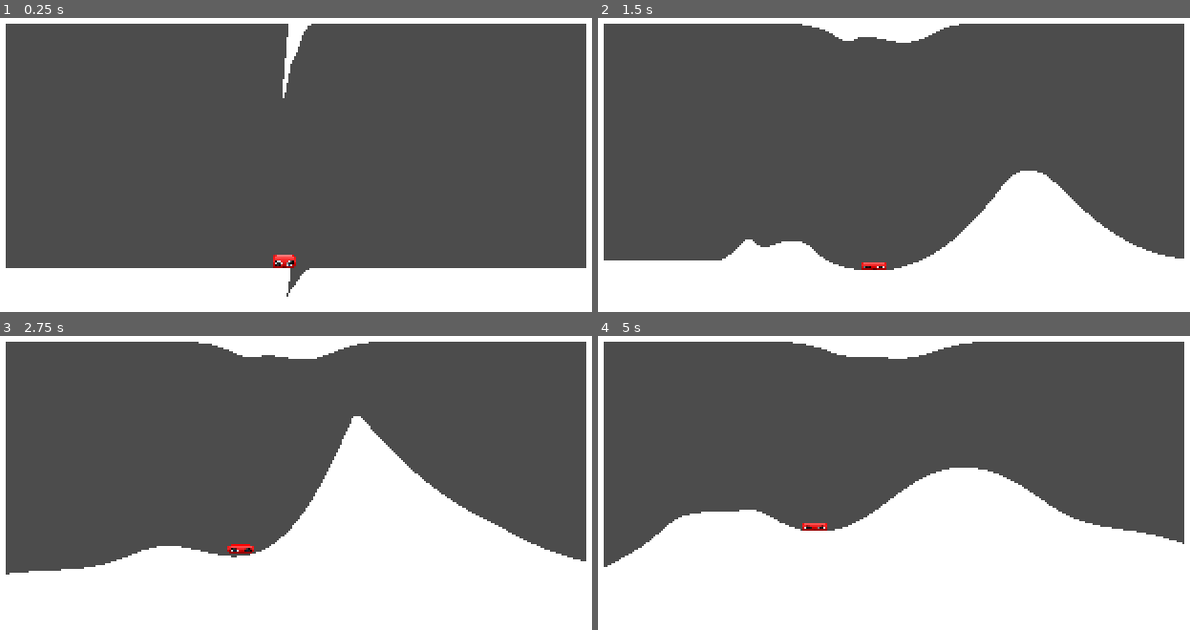
Above: before the commit, frames 1-4 (two rows, left to right).
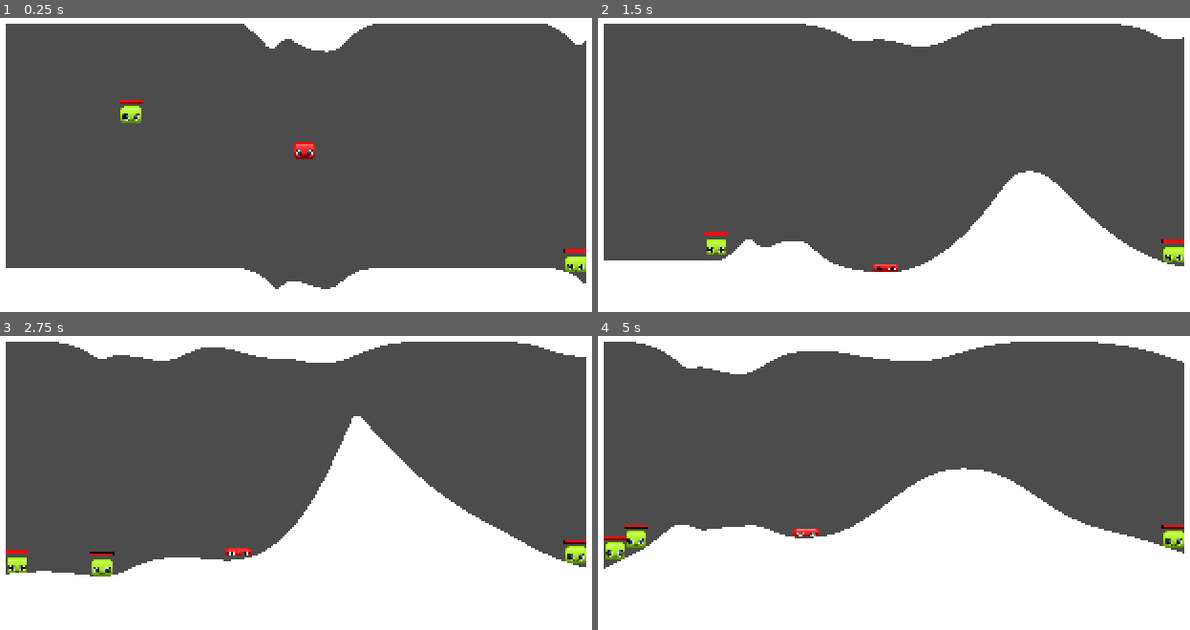
Above: after the commit, the same moments.

Repository: noelyahan/mini-jam-66-sweets
Game: Godot game, scene res://Scene.tscn
Two runs of this game, one before a commit and one after it. Both use one fixed random seed, a clock stepped at 60 frames per second and the inputs below.
Inputs (mouse positions are in pixels of both pictures, inside the frame that each line leads up to):
- Up to frame 1 (0.25 s): no input
- Up to frame 2 (1.5 s): move the mouse to (1030, 153) at 0.52 s; press the mouse at (1030, 153) at 0.53 s; right-click (1030, 153) at 0.8 s; move the mouse to (769, 188) at 1.27 s; release the mouse at (769, 188) at 1.28 s; right-click (769, 188) at 1.35 s
- Up to frame 3 (2.75 s): click (171, 506) at 1.55 s; move the mouse to (355, 412) at 2.02 s; press the mouse at (355, 412) at 2.03 s; right-click (355, 412) at 2.3 s
- Up to frame 4 (5 s): move the mouse to (864, 556) at 2.77 s; release the mouse at (864, 556) at 2.78 s; right-click (864, 556) at 2.85 s; click (864, 556) at 3.05 s; move the mouse to (1077, 538) at 3.52 s; press the mouse at (1077, 538) at 3.53 s; right-click (1077, 538) at 3.8 s; move the mouse to (710, 435) at 4.27 s; release the mouse at (710, 435) at 4.28 s; right-click (710, 435) at 4.35 s; click (710, 435) at 4.55 s

The runs differ from the first frame. In frame 1, 3.4% of the frame differs, in the area x 20-100%, y 1-95%; in frame 2, 1.9%; in frame 3, 3.9%; in frame 4, 5.3%, in the area x 0-100%, y 1-80%.

Commit message:
add random enemy, drop, progress

Diff:
--- /dev/null
+++ b/Enemy.gd
@@ -0,0 +1,41 @@
+extends KinematicBody2D
+
+var string_click := false
+export var damage := 10
+export var gravity := 10
+var vel = Vector2.ZERO
+
+func _on_string_click():
+	string_click = true
+
+# Called when the node enters the scene tree for the first time.
+func _ready():
+	$HelthBar._on_max_health_updated(damage)
+	$HelthBar._on_health_updated(damage, 0)
+	SignalManager.connect("string_click", self, "_on_string_click")
+	pass # Replace with function body.
+
+
+# Called every frame. 'delta' is the elapsed time since the previous frame.
+#func _process(delta):
+#	pass
+
+func _physics_process(delta):
+	gravity()
+	vel = move_and_slide(vel, Vector2.UP)
+
+func gravity():
+	vel.y += gravity
+	if vel.y > 800:
+		vel.y = 800
+
+func _on_Area2D_body_entered(body):
+	if body.name == "Player":
+		if string_click and body.get_last_jump_status():
+			damage -= body.get_damage()
+			$HelthBar._on_health_updated(damage, 0)
+		if string_click and body.get_last_jump_status() and damage <= 0:
+			queue_free()
+		print("string_click:", string_click)
+		print("body.get_last_jump_status():", body.get_last_jump_status())
+		print("damage:", damage)
--- /dev/null
+++ b/EnemyKK.tscn
@@ -0,0 +1,32 @@
+[gd_scene load_steps=5 format=2]
+
+[ext_resource path="res://Enemy.gd" type="Script" id=1]
+[ext_resource path="res://HelthBar.tscn" type="PackedScene" id=2]
+[ext_resource path="res://assets/Blocks_01_64x64_Alt_01_005.png" type="Texture" id=3]
+
+[sub_resource type="RectangleShape2D" id=1]
+extents = Vector2( 4.37632, 4.07696 )
+
+[node name="EnemyKK" type="KinematicBody2D"]
+collision_layer = 16
+collision_mask = 27
+script = ExtResource( 1 )
+
+[node name="Blocks_01_64x64_Alt_01_005" type="Sprite" parent="."]
+scale = Vector2( 0.134, 0.134 )
+texture = ExtResource( 3 )
+
+[node name="CollisionShape2D2" type="CollisionShape2D" parent="."]
+shape = SubResource( 1 )
+
+[node name="Area2D" type="Area2D" parent="."]
+
+[node name="CollisionShape2D" type="CollisionShape2D" parent="Area2D"]
+shape = SubResource( 1 )
+
+[node name="HelthBar" parent="." instance=ExtResource( 2 )]
+margin_left = -4.63851
+margin_top = -7.79324
+margin_right = 35.3615
+margin_bottom = 11.2068
+[connection signal="body_entered" from="Area2D" to="." method="_on_Area2D_body_entered"]
--- /dev/null
+++ b/Ground.tscn
@@ -0,0 +1,13 @@
+[gd_scene load_steps=2 format=2]
+
+[sub_resource type="RectangleShape2D" id=1]
+extents = Vector2( 154.553, 5.64148 )
+
+[node name="Ground" type="Node2D"]
+
+[node name="StaticBody2D" type="StaticBody2D" parent="."]
+collision_layer = 32
+collision_mask = 16
+
+[node name="CollisionShape2D" type="CollisionShape2D" parent="StaticBody2D"]
+shape = SubResource( 1 )
--- /dev/null
+++ b/HelthBar.gd
@@ -0,0 +1,9 @@
+extends Control
+
+onready var health_bar := $HealthBar
+
+func _on_health_updated(health, amount):
+	health_bar.value = health
+
+func _on_max_health_updated(max_value):
+	health_bar.max_value = max_value
--- /dev/null
+++ b/HelthBar.tscn
@@ -0,0 +1,25 @@
+[gd_scene load_steps=5 format=2]
+
+[ext_resource path="res://assets/progress_bar_tint.png" type="Texture" id=1]
+[ext_resource path="res://assets/progress_bar_border.png" type="Texture" id=2]
+[ext_resource path="res://assets/progress_bar_dark.png" type="Texture" id=3]
+[ext_resource path="res://HelthBar.gd" type="Script" id=4]
+
+[node name="HeathBar" type="Control"]
+margin_right = 40.0
+margin_bottom = 40.0
+script = ExtResource( 4 )
+__meta__ = {
+"_edit_use_anchors_": false
+}
+
+[node name="HealthBar" type="TextureProgress" parent="."]
+rect_scale = Vector2( 0.2, 0.2 )
+max_value = 10.0
+texture_under = ExtResource( 3 )
+texture_over = ExtResource( 2 )
+texture_progress = ExtResource( 1 )
+tint_progress = Color( 0.960784, 0.054902, 0.054902, 1 )
+__meta__ = {
+"_edit_use_anchors_": false
+}
--- a/JellyK.gd
+++ b/JellyK.gd
@@ -3,6 +3,7 @@
 export var jump_power = 800
 export var min_jump_power = 600
 export var jump_control_diff = 50
+export var damage = 2
 
 var stopping_friction = 0.6
 var dash_direction := Vector2(1, 0)
@@ -10,16 +11,26 @@
 var vel = Vector2()
 var screensize
 var dashing := false
+var last_jump_status := false
+#var drop_sound := false
 
-signal on_floor(state, player, jumped, height)
 
 
 func _ready():
 	screensize = get_viewport().get_visible_rect().size
+	SignalManager.emit_signal("sweet_spawned", Vector2(position.x, 150))
 
 func play_jump_sound():
 	AudioManager.play("res://assets/sounds/bloop.wav")
-	pass
+
+func get_last_jump_status():
+	return last_jump_status
+
+func get_damage():
+	return damage
+#
+#func play_drop_sound():
+#	AudioManager.play("res://assets/sounds/waterdrip_2.wav")
 
 var jumped = false
 func _physics_process(delta):
@@ -32,19 +43,23 @@
 		var jp = range_lerp(abs(dis), 0, jump_control_diff, min_jump_power, jump_power)
 		jumped = true
 		if dis < jump_control_diff:
-			emit_signal("on_floor", is_on_floor(), self, true, jp)
+			SignalManager.emit_signal("on_floor", is_on_floor(), self, true, jp)
 			jump(jp)
 	if is_on_floor():
-		emit_signal("on_floor", is_on_floor(), self, false, null)
+		SignalManager.emit_signal("on_floor", is_on_floor(), self, false, null)
 		scale = lerp(scale, Vector2(1.25, 0.50), 0.25)
 		jumped = false
+
 	if not is_on_floor() and jumped:
 		scale = lerp(scale, Vector2(1, 1), 0.25)
 	if vel.y > 100:
 		jumped = true
+		last_jump_status = true
+
 	vel = move_and_slide(vel, Vector2.UP)
 
 func jump(power):
+	last_jump_status = false
 	play_jump_sound()
 	if vel.y > 0: vel.y = 0
 	vel.y -= power
@@ -71,6 +86,6 @@
 			dash_direction = Vector2(-1, y)
 		vel = dash_direction.normalized() * 2000
 		dashing = true
-		emit_signal("on_floor", is_on_floor(), self, true, null)
+		SignalManager.emit_signal("on_floor", is_on_floor(), self, true, null)
 		yield(get_tree().create_timer(0.5), "timeout")
 		dashing = false
--- a/Scene.gd
+++ b/Scene.gd
@@ -1,6 +1,23 @@
 extends Node2D
 
+const Enemy = preload("res://EnemyKK.tscn")
+var screensize
 
 func _ready():
+	screensize = get_viewport().get_visible_rect().size
 	AudioManager.play("res://assets/sounds/bg_music.ogg")
+	spawn_enemies()
+
+func spawn_enemies():
+	for i in range (100):
+		randomize()
+		var x = rand_range(0, screensize.x - 10)
+		var y = rand_range(120, 150)
+		var e = Enemy.instance()
+		e.position = Vector2(x, y)
+		$Enemies.add_child(e)
+		SignalManager.emit_signal("sweet_spawned", Vector2(e.position.x, 135))
+		yield(get_tree().create_timer(1.5), "timeout")
+
+func _process(delta):
 	pass
--- a/Scene.tscn
+++ b/Scene.tscn
@@ -1,12 +1,19 @@
-[gd_scene load_steps=5 format=2]
+[gd_scene load_steps=7 format=2]
 
 [ext_resource path="res://Verlet.tscn" type="PackedScene" id=1]
 [ext_resource path="res://Wall.tscn" type="PackedScene" id=2]
 [ext_resource path="res://JellyK.tscn" type="PackedScene" id=3]
 [ext_resource path="res://Scene.gd" type="Script" id=4]
+[ext_resource path="res://EnemyKK.tscn" type="PackedScene" id=5]
+[ext_resource path="res://Ground.tscn" type="PackedScene" id=6]
 
 [node name="Scene" type="Node2D"]
 script = ExtResource( 4 )
+
+[node name="Enemies" type="Node2D" parent="."]
+
+[node name="EnemyKK" parent="Enemies" instance=ExtResource( 5 )]
+position = Vector2( 76.4145, 39.2744 )
 
 [node name="TopString" parent="." instance=ExtResource( 1 )]
 position = Vector2( 5.82367, 140.702 )
@@ -24,8 +31,8 @@
 string_pull_impact = Vector2( 0, 30 )
 bottom = true
 
-[node name="JellyK" parent="." instance=ExtResource( 3 )]
-position = Vector2( 140.385, 84.9484 )
+[node name="Player" parent="." instance=ExtResource( 3 )]
+position = Vector2( 148.889, 43.6859 )
 jump_power = 600
 min_jump_power = 500
 
@@ -39,3 +46,6 @@
 position = Vector2( 145.383, 88.5494 )
 current = true
 zoom = Vector2( 0.8, 1 )
+
+[node name="Ground" parent="." instance=ExtResource( 6 )]
+position = Vector2( 157.153, 178.583 )
--- /dev/null
+++ b/SignalManager.gd
@@ -0,0 +1,5 @@
+extends Node
+
+signal sweet_spawned(enemy)
+signal string_click
+signal on_floor(state, player, jumped, height)
--- a/project.godot
+++ b/project.godot
@@ -21,13 +21,14 @@
 [autoload]
 
 AudioManager="*res://AudioManager.gd"
+SignalManager="*res://SignalManager.gd"
 
 [display]
 
 window/size/width=320
 window/size/height=180
-window/size/test_width=1280
-window/size/test_height=720
+window/size/test_width=640
+window/size/test_height=360
 window/stretch/mode="viewport"
 window/stretch/aspect="keep"
 
@@ -50,6 +51,8 @@
 2d_physics/layer_2="jelly"
 2d_physics/layer_3="level"
 2d_physics/layer_4="wall"
+2d_physics/layer_5="enemy"
+2d_physics/layer_6="ground"
 
 [rendering]
 
--- a/string.gd
+++ b/string.gd
@@ -27,10 +27,14 @@
 export var initial_position = Vector2.ZERO
 var active_string = true
 
+
 var pos: PoolVector2Array
 var pos_ex: PoolVector2Array
 var count: int
 
+
+func _on_sweet_spawned(e):
+	string_shake(e)
 
 func _on_player_floor(state, jelly, jumped, height):
 	string_collide = state
@@ -47,10 +51,11 @@
 	resize_arrays()
 	init_position()
 	$StaticBody2D.add_child(shape)
-	add_child(ground)
 	if enable_texture:
+		add_child(ground)
 		ground.texture = texture
-	get_node("../JellyK").connect("on_floor", self, "_on_player_floor")
+	SignalManager.connect("on_floor", self, "_on_player_floor")
+	SignalManager.connect("sweet_spawned", self, "_on_sweet_spawned")
 
 func get_count(distance: float):
 	var new_count = ceil(distance / constrain)
@@ -77,36 +82,43 @@
 var area = 1
 var bounceBack = 0
 
-func string_shake():
+func string_shake(vec):
+#	if !string_pull and string_collide and string_pull_count == 0 and active_string:
+	if top:
+		AudioManager.play("res://assets/sounds/waterdrip_1.wav")
+	var i = floor(vec.x)
+	if string_pull_impact.x != 0:
+		vec.x = vec.x + string_pull_impact.x
+	if string_pull_impact.y != 0:
+		vec.y = vec.y + string_pull_impact.y
+	for x in range (area):
+		if i+x >= len(pos):
+			continue
+		pos_ex[i+x] = pos[i+x]
+		pos_ex[i-x] = pos[i-x]
+		pos[i+x] = vec
+		pos[i-x] = vec
+	string_pull = true
+	string_pull_count = 1
+	if top:
+		active_string = false
+func _process(delta):
 	if !string_pull and string_collide and string_pull_count == 0 and active_string:
-		if top:
-			AudioManager.play("res://assets/sounds/waterdrip_1.wav")
-		var i = floor(string_pull_vec.x)
-		if string_pull_impact.x != 0:
-			string_pull_vec.x = string_pull_vec.x + string_pull_impact.x
-		if string_pull_impact.y != 0:
-			string_pull_vec.y = string_pull_vec.y + string_pull_impact.y
-		for x in range (area):
-			if i+x >= len(pos):
-				continue
-			pos_ex[i+x] = pos[i+x]
-			pos_ex[i-x] = pos[i-x]
-			pos[i+x] = string_pull_vec
-			pos[i-x] = string_pull_vec
-		string_pull = true
-		string_pull_count = 1
-		if top:
-			active_string = false
-func _process(delta):
-	string_shake()
+		print("position:",string_pull_vec)
+		string_shake(string_pull_vec)
 	if Input.is_action_just_released("click"):
 		if not active_string:
 			return
 		relased = true
 
+	if Input.is_action_just_pressed("click"):
+		AudioManager.play("res://assets/sounds/waterdrip_2.wav")
+		SignalManager.emit_signal("string_click")
+
 	if Input.is_action_pressed("click"):
 		if not active_string:
 			return
+		SignalManager.emit_signal("string_click")
 		relased = false	#Move start point
 		var i = floor(get_global_mouse_position().x)
 		if lastX == 0:
Binary file added: assets/Blocks_01_64x64_Alt_01_005.png
Not shown, added: assets/Blocks_01_64x64_Alt_01_005.png.import
Binary file added: assets/progress_bar_border.png
Not shown, added: assets/progress_bar_border.png.import
Binary file added: assets/progress_bar_dark.png
Not shown, added: assets/progress_bar_dark.png.import
Binary file added: assets/progress_bar_tint.png
Not shown, added: assets/progress_bar_tint.png.import
Not shown, added: assets/sounds/waterdrip_2.wav.import
Not shown, added: builds/html/.png.import
Not shown, added: assets/sounds/waterdrip_2.wav
Not shown, added: builds/html/.html
(and 4 more such lines)
